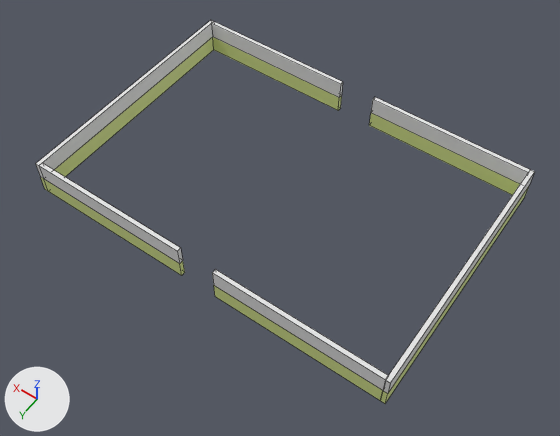
One commit to the FBX model Assets/Model/Hospital/wall.fbx: the scene before it, then after it.
One viewpoint serves both versions: a 50 mm camera at (-29.5, 42.0, 61.6) aimed at (-1.5, 2.8, -0.1). Arrows for +X, +Y and +Z are at lower left; the lights stay in place. Mesh edges are drawn as thin lines. Where no turn or scale is listed for an object, it has been applied to the vertices. Vertices at the same position are counted once.
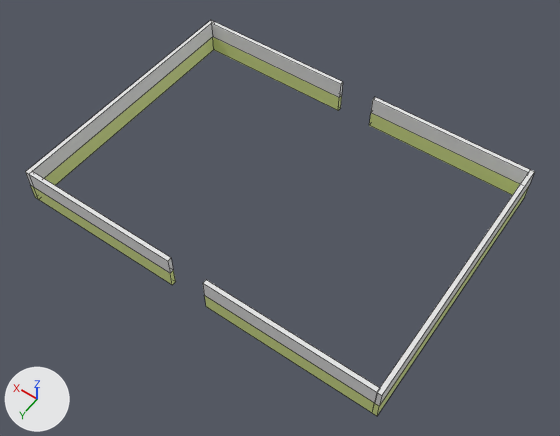
Patch to the scene script:
```diff
--- a/Assets/Model/Hospital/wall.fbx.py
+++ b/Assets/Model/Hospital/wall.fbx.py
@@ me_cube_004 @@
 # used by ob_cube_003; location = (0.0, 0.0, 0.0)
 # verts and faces of me_cube_004; kept vertices keep their numbers, new ones are numbered from 69
 # before: 52 (-19.9, 13.9, 0.0) at pixel (380, 400), 53 (-19.9, 13.9, 4.0) at pixel (385, 379), 54 (-20.4, 13.9, 0.0) at pixel (385, 403), 55 (-20.4, 13.9, 4.0) at pixel (390, 383), 58 (-20.4, 13.9, 2.0) at pixel (387, 393)
 # before: 59 (-19.9, 13.9, 2.0) at pixel (382, 390)
-me_cube_004.from_pydata(...)  # 69 vertices, 60 faces; spans x -20.4..20.4, y -13.9..13.9, z 0.0..4.0
+me_cube_004.from_pydata(...)  # 72 vertices, 60 faces; spans x -20.4..20.4, y -13.9..15.3, z 0.0..4.0
+# me_cube_004 part 1: the loose piece of 12 vertices spanning x -20.0..-2.0, y 13.5..13.9, z 0.0..4.0 is moved by (22.0, 1.3, 0.0)
+# me_cube_004 part 2: the loose piece of 12 vertices spanning x -20.0..-2.0, y 13.5..13.9, z 0.0..4.0 is copied, and the copy is moved by (0.0, 1.3, 0.0); it spans x -20.0..-2.0, y 14.8..15.3, z 0.0..4.0
+# me_cube_004 part 3
+# 12 vertices are removed from x 2.0..20.0, y 13.5..13.9, z 0.0..4.0
+# 16 faces are deleted
+# 3 vertices in x 20.4, y 13.9, z 0.0..4.0 move by (0.0, 1.4, 0.0)
+# 3 vertices are added at (20.0, 15.3, 0.0), (20.0, 15.3, 4.0), (20.0, 15.3, 2.0)
+# 3 new faces join them, mat_material_001 (white #e7e7e7)
+# 3 new faces join them, mat_material_002 (green #d9e791)
+# me_cube_004 part 4
+for i in [*range(52, 56), 58, 59]: verts[i] += (0.0, 1.4, 0.0)
 me_cube_004.materials.append(mat_material_001)
```

Changed parts and their boxes (x1, y1, x2, y2) in the pictures (560 x 436 px; the box of a moved part takes in the faces that stretch with it):
'Cube.003', reshaped: before (36, 20, 534, 403); after (26, 20, 534, 416)
part 1 of me_cube_004, moved or reshaped: before (212, 269, 388, 401); after (29, 171, 176, 285)
part 2 of me_cube_004, added: after (203, 280, 380, 413)
part 3 of me_cube_004, cut back: before (36, 20, 214, 275); after (26, 20, 214, 200)
part 4 of me_cube_004, moved or reshaped: before (381, 170, 534, 403); after (372, 170, 534, 416)
